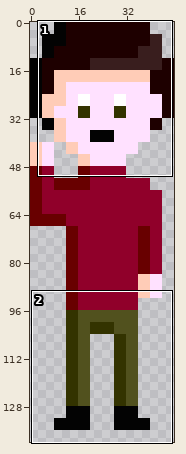
A sprite sheet gets an edit: images/wave1.png. The first picture is a wide view before the edit; the outline marks the close-up.
Close-up. Before the commit:
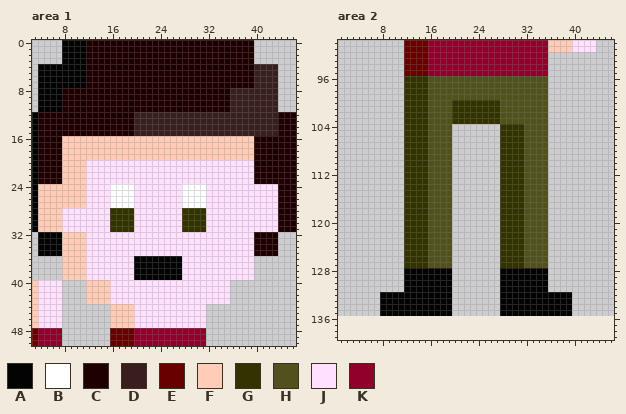
The file is 72x144 pixels. Colours within 5 levels of each other are drawn and written as one. Shown: area 1: x 3..46, y 0..50; area 2: x 1..46, y 90..139. The old version is drawn lined up with the new one, on the new canvas.
Palette (. is transparent): A #030303  B #ffffff  C #1e0000  D #391e1e  E #680000  F #ffccb7  G #333300  H #51511e  J #ffe1ff  K #90002a
And afterwards:
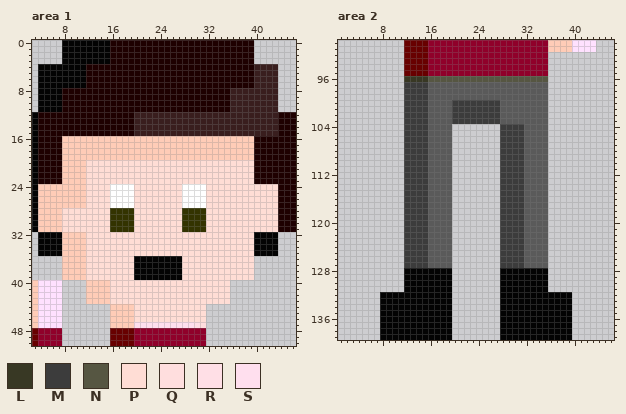
Colours new in this view: L #383824  M #3c3c3c  N #565642  P #ffddd5  Q #ffdede  R #ffdfe6  S #ffdfee
The exact change:
canvas 72x144 -> 48x140, the old top-left corner now at -12,-8 (the part of the old canvas that was cut away was empty and is not shown)
colour H: #51511e -> #5a5a5a
Area 1:
y 0..3: x 12..15 CCCC -> AAAA
y 20..23: x 12..39 JJJJJJJJJJJJJJJJJJJJJJJJJJJJ -> PPPPPPPPPPPPPPPPPPPPPPPPPPPP
y 24..27: x 12..15 JJJJ -> PPPP; x 20..27 JJJJJJJJ -> PPPPPPPP; x 32..43 JJJJJJJJJJJJ -> PPPPPPPPPPPP
y 28..31: x 8..15 JJJJJJJJ -> PPPPPPPP; x 20..27 JJJJJJJJ -> PPPPPPPP; x 32..43 JJJJJJJJJJJJ -> PPPPPPPPPPPP
y 32..35: x 12..43 JJJJJJJJJJJJJJJJJJJJJJJJJJJJCCCC -> PPPPPPPPPPPPPPPPPPPPPPPPPPPPAAAA
y 36..39: x 12..19 JJJJJJJJ -> PPPPPPPP; x 28..39 JJJJJJJJJJJJ -> PPPPPPPPPPPP
y 40..43: x 16..35 JJJJJJJJJJJJJJJJJJJJ -> PPPPPPPPPPPPPPPPPPPP
y 44..46: x 20..31 JJJJJJJJJJJJ -> PPPPPPPPPPPP
y 47: x 20..31 JJJJJJJJJJJJ -> SSSSSSSSSSRQ
Area 2:
y 96: x 12..35 GGGGHHHHHHHHHHHHHHHHHHHH -> LLLLNNNNNNNNNNNNNNNNNNNN
y 97..99: x 12..15 GGGG -> MMMM
y 100..103: x 12..15 GGGG -> MMMM; x 20..27 GGGGGGGG -> MMMMMMMM
y 104..127: x 12..15 GGGG -> MMMM; x 28..31 GGGG -> MMMM
y 136..139: x 8..19 ............ -> AAAAAAAAAAAA; x 28..39 ............ -> AAAAAAAAAAAA
Changed places in both close-ups, as pixel boxes (x1, y1, x2, y2):
changed: (86, 40, 110, 64)
changed: (62, 160, 278, 328)
changed: (404, 76, 548, 268)
added: (380, 316, 452, 340)
added: (500, 316, 572, 340)
